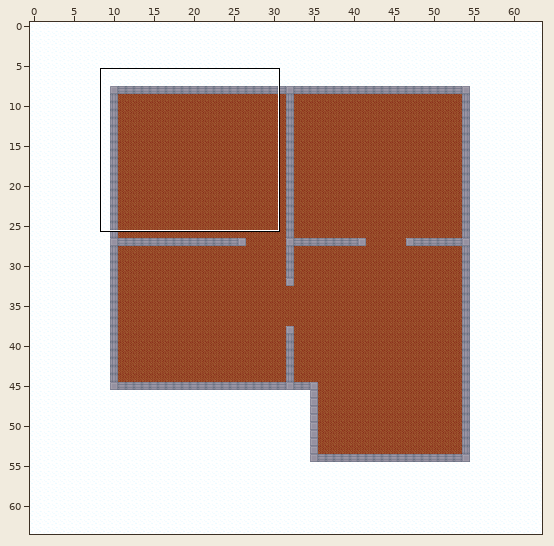
Tiled map (JSON): static/levels/level1.json. Above, an overview of the earlier version with the close-up marked.
Close-up. Before the edit:
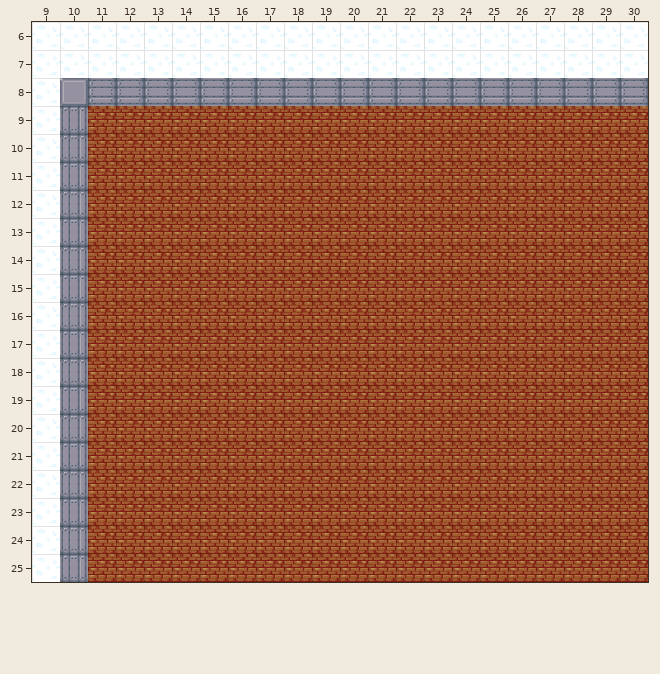
Cells are 32x32 px. Shown: x 9..30, y 6..25. The commit also changed other parts of the map, which this record leaves out.
After:
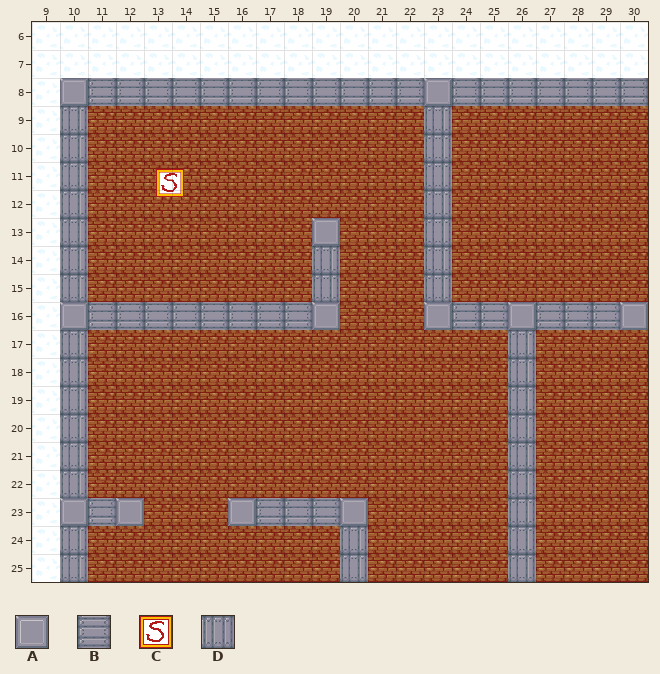
Key: from "tileSprites": A 0, B 1, C 3, D 4.
_ is an empty cell.
Objects are placed by their top-left corner, in cells (3,4 is the top-left corner of cell 3,4); size is 1x1 cell unless given.
Tiles replaced or removed in this view: B, D.
The edit:
Changed rows in their new state; . is an unchanged cell.
Layer "Walls":
first column x 10:
 8 .............A.......
 9 .............D.......
10 .............D.......
11 .............D.......
12 .............D.......
13 .........A...D.......
14 .........D...D.......
15 .........D...D.......
16 ABBBBBBBBA...ABBABBBA
17 ................D....
18 ................D....
19 ................D....
20 ................D....
21 ................D....
22 ................D....
23 ABA...ABBBA.....D....
24 ..........D.....D....
25 ..........D.....D....
Layer "Start" (added):
added: C at 13.4,11.2
Pixel boxes of the changes (left, top, right, bottom) in both close-ups:
changed: (424, 78, 648, 582)
added: (156, 169, 184, 197)
changed: (60, 218, 340, 330)
changed: (60, 498, 144, 526)
added: (228, 498, 368, 582)
